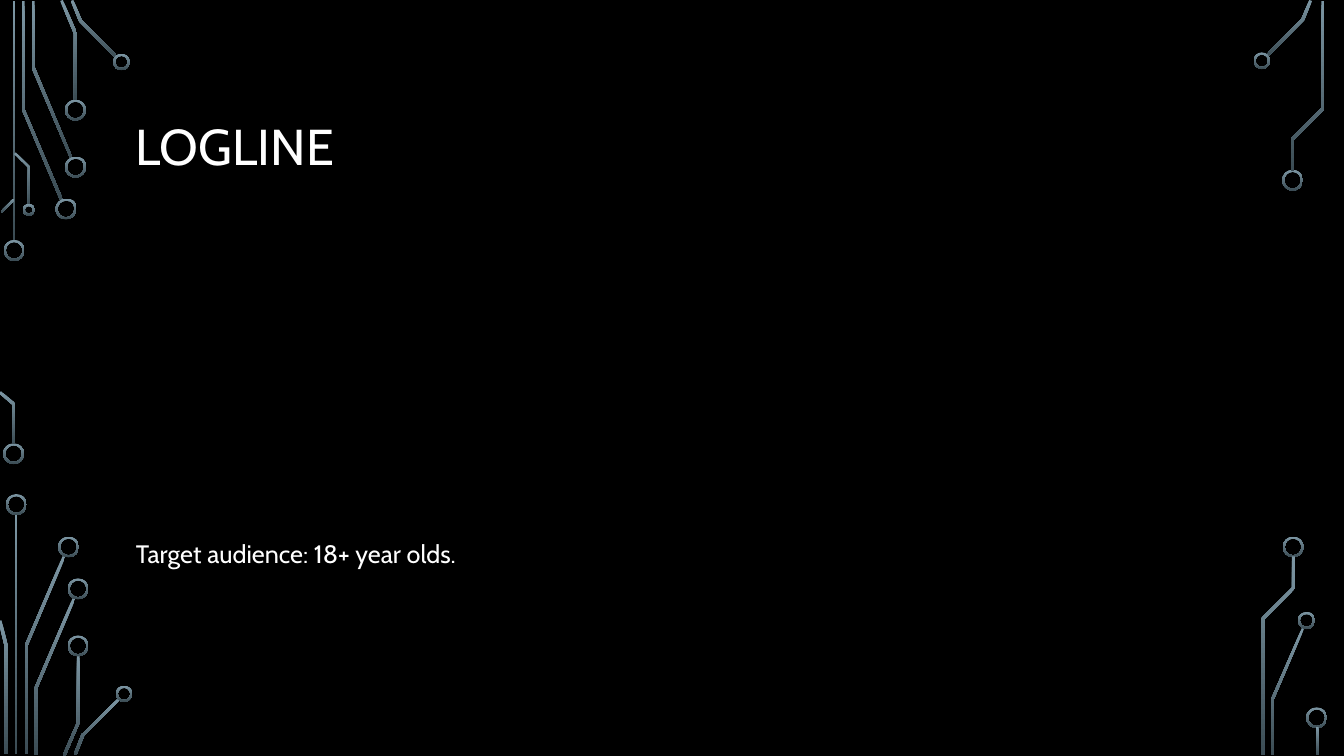
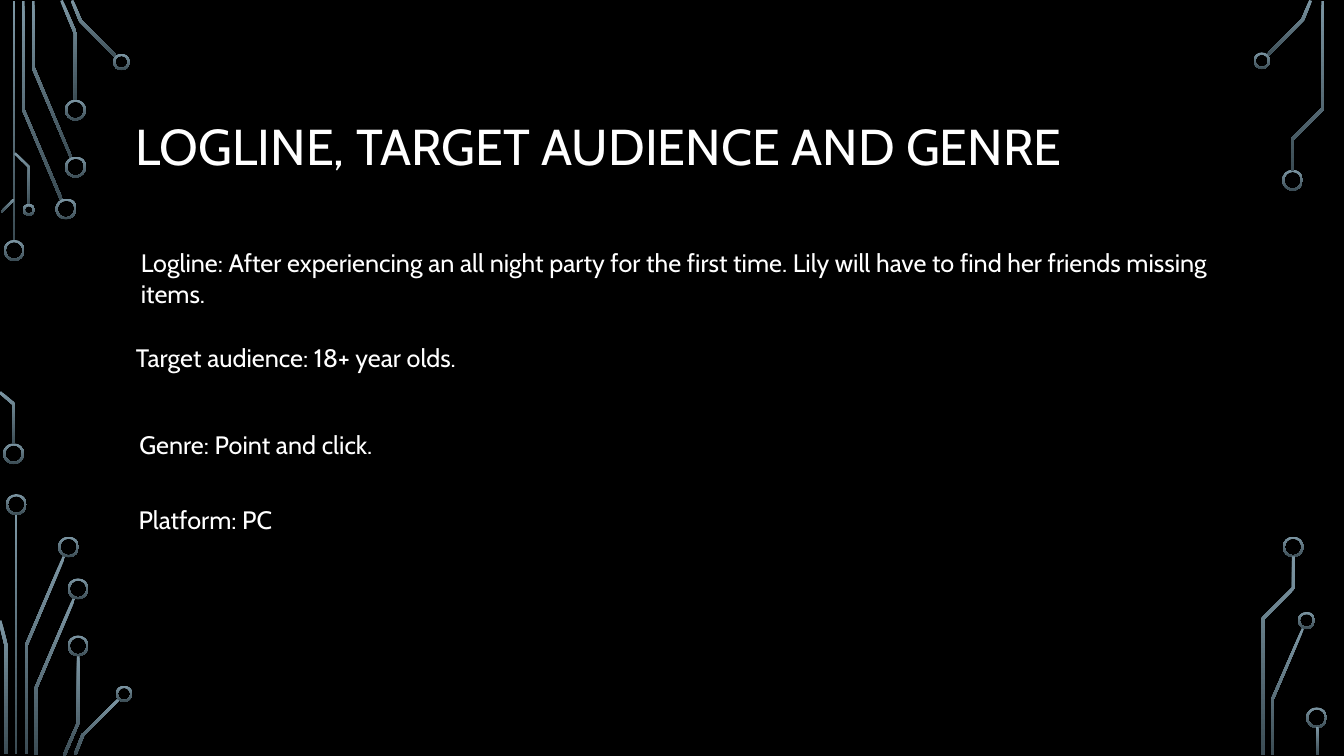
Before and after one commit to UoSGamesGroups/first-semester-l4-5-group-11, a slide deck: slide 2 of Presentations/L4-5-Group 11-Second presentation.pptx. Drawn at 1344x756 pixels with LibreOffice and Linux fonts; fonts in the diff are those of the drawing; background and template pictures are left out. Boxes give left, top, right and bottom in pixels: in the first picture for what was removed or moved away, otherwise in the second. Text is boxed around its words. In the diff, an @@ line names an element or a change of style, - is before the commit and + after.

```diff
--- a/Presentations/L4-5-Group 11-Second presentation.pptx
+++ b/Presentations/L4-5-Group 11-Second presentation.pptx
@@ title at (136, 129, 1062, 171): text changed @@
-LOGLINE
+LOGLINE, TARGET AUDIENCE AND GENRE
@@ text added at (141, 253, 1206, 304), 18 pt, text #FFFFFF @@
+Logline: After experiencing an all night party for the first time. Lily will have to find her friends missing items.
@@ text "Target audience: 18+ year olds.": place and size @@
-text "Target audience: 18+ year olds." at (136, 544, 456, 570)
+text "Target audience: 18+ year olds." at (136, 348, 456, 373)
@@ text added at (139, 435, 373, 455), 18 pt, text #FFFFFF @@
+Genre: Point and click.
@@ text added at (139, 510, 272, 530), 18 pt, text #FFFFFF @@
+Platform: PC
```
Also in this commit, not shown: 5 other slides changed, 4 slides added, 3 slides removed.
